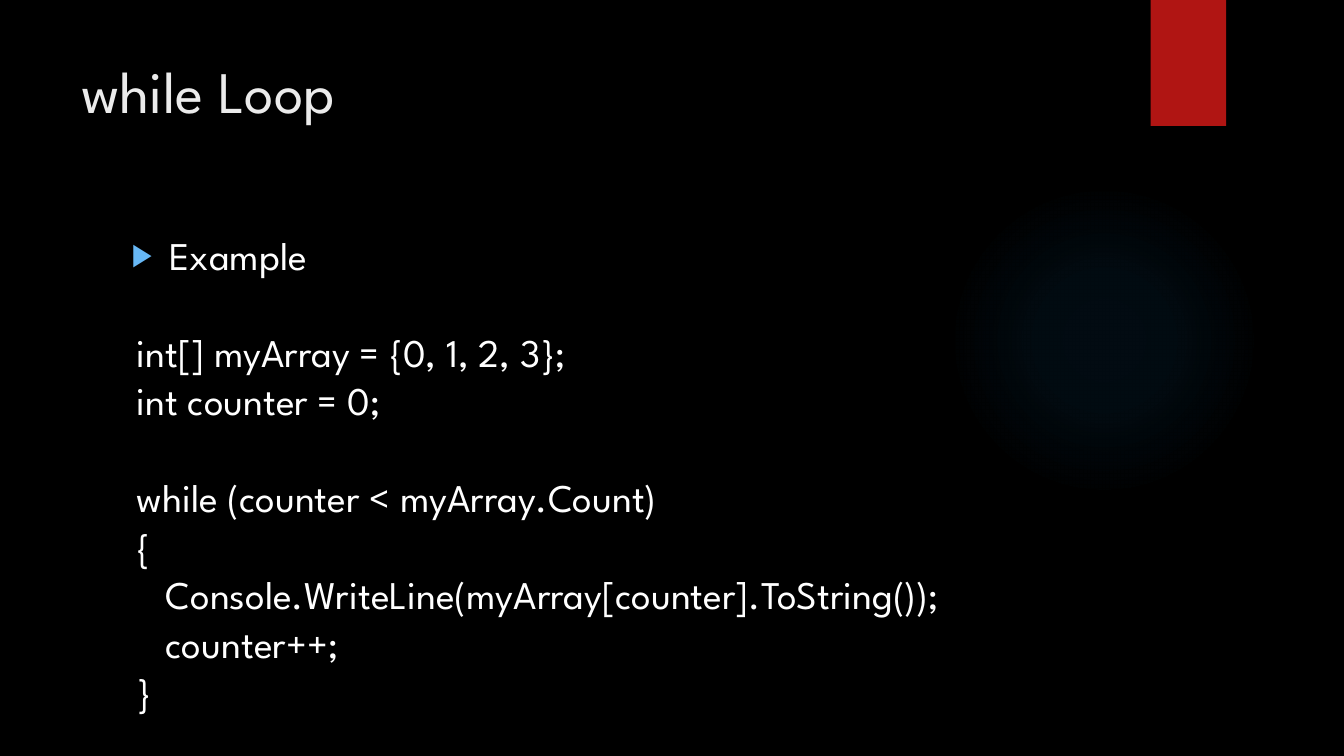
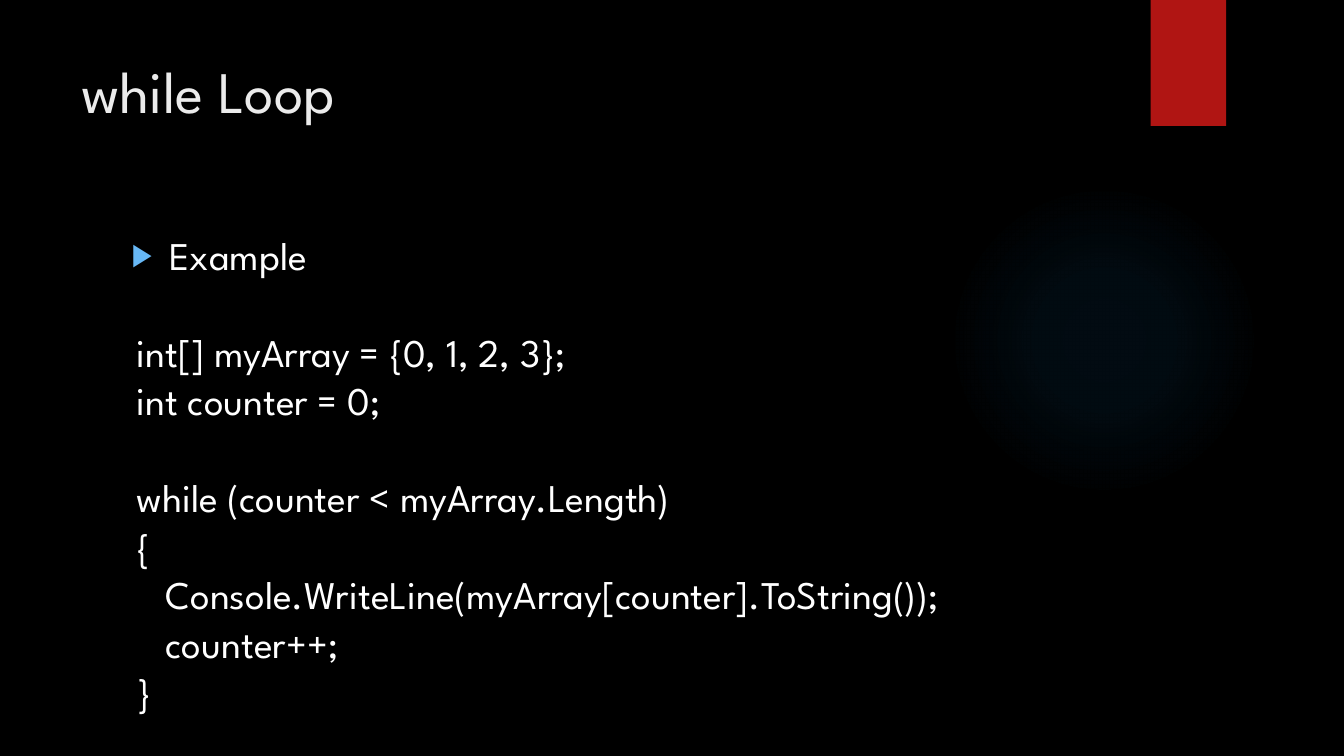
Before and after one commit to LogolsLLC/LogolsFebruary2018, a slide deck: slide 29 of Slides/02_C#_TrainingPlan.pptx. Drawn at 1344x756 pixels with LibreOffice and Linux fonts; fonts in the diff are those of the drawing; background and template pictures are left out. Boxes give left, top, right and bottom in pixels: in the first picture for what was removed or moved away, otherwise in the second. Text is boxed around its words. In the diff, an @@ line names an element or a change of style, - is before the commit and + after.

```diff
--- a/Slides/02_C#_TrainingPlan.pptx
+++ b/Slides/02_C#_TrainingPlan.pptx
@@ text at box(137, 485, 669, 521): text changed @@
-while (counter < myArray.Count)
+while (counter < myArray.Length)
```
Also in this commit, not shown: 4 other slides changed.
